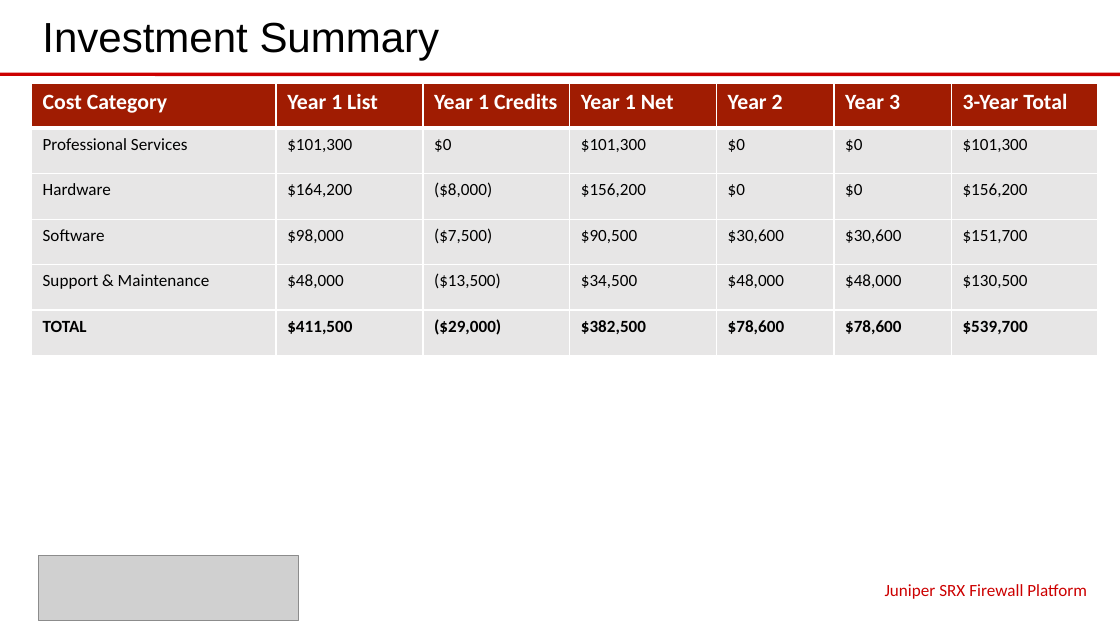
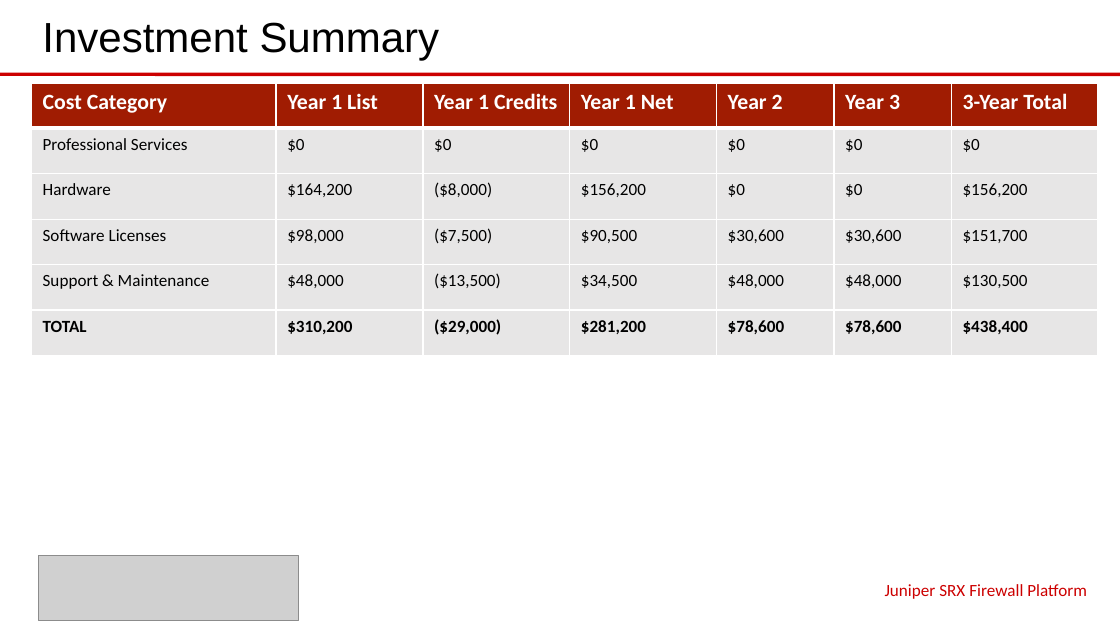
Before and after one commit to eoframework/solutions, a slide deck: slide 9 of solutions/juniper/cyber-security/srx-firewall-platform/presales/solution-briefing.pptx. Drawn at 1120x630 pixels with LibreOffice and Linux fonts; fonts in the diff are those of the drawing; grey boxes stand for pictures. Boxes give left, top, right and bottom in pixels: in the first picture for what was removed or moved away, otherwise in the second. Text is boxed around its words. In the diff, an @@ line names an element or a change of style, - is before the commit and + after.

Commit message:
Fix Juniper infrastructure costs - remove Professional Services category
- Remove all Professional Services line items from infrastructure-costs.csv
- Professional Services belongs ONLY in level-of-effort-estimate.csv
- Update 3-Year Summary to remove Professional Services row
- SRX Firewall: 3-year total reduced from $539,700 to $438,400 (infrastructure only)
- Mist AI Network: 3-year total reduced from $304,964 to $223,964 (infrastructure only)
- Regenerate all presales documents with corrected infrastructure costs
- Fix Solution Briefing sub-item word counts (<13 words requirement)

```diff
--- a/solutions/juniper/cyber-security/srx-firewall-platform/presales/solution-briefing.pptx
+++ b/solutions/juniper/cyber-security/srx-firewall-platform/presales/solution-briefing.pptx
@@ table at box(31, 83, 1098, 355) @@
-row 2: Professional Services | $101,300 | $0 | $101,300 | $0 | $0 | $101,300
+row 2: Professional Services | $0 | $0 | $0 | $0 | $0 | $0
-row 4, column 1: Software
+row 4, column 1: Software Licenses
-row 6: TOTAL | $411,500 | ($29,000) | $382,500 | $78,600 | $78,600 | $539,700
+row 6: TOTAL | $310,200 | ($29,000) | $281,200 | $78,600 | $78,600 | $438,400
```
Also in this commit, not shown: 1 other slide changed, 13 other files.
